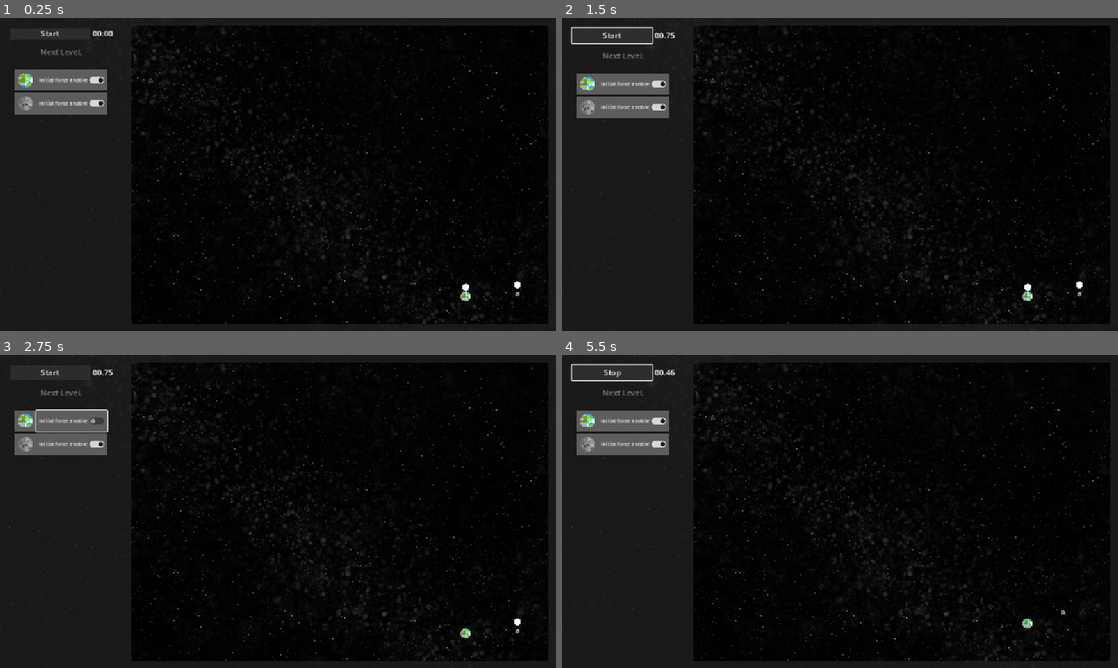
Above: before the commit, frames 1-4 (two rows, left to right).
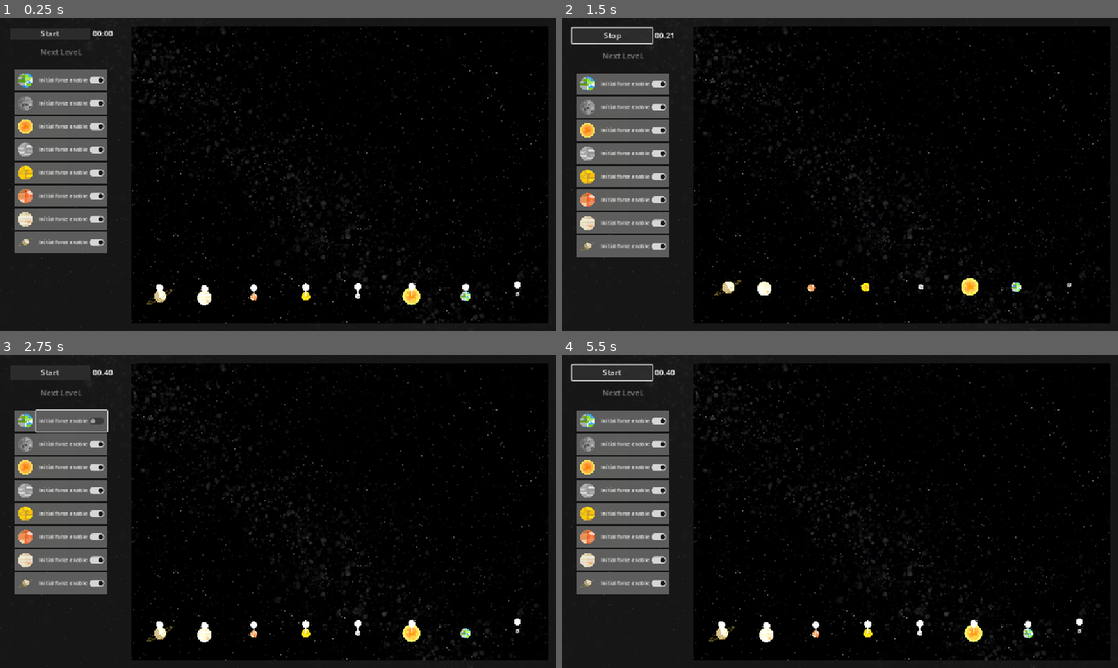
Above: after the commit, the same moments.

Repository: Ahmed-Dardouri/GMTK_prototype_orbits
Game: Godot game, scene res://scenes/game.tscn
Same seed, same stepped clock (60 frames per second), same inputs: the game is played once before the commit and once after it.
Inputs (mouse positions are in pixels of both pictures, inside the frame that each line leads up to):
- Up to frame 1 (0.25 s): no input
- Up to frame 2 (1.5 s): click "Start" at 0.5 s; click "Stop" (after the commit: "Start") at 1.25 s
- Up to frame 3 (2.75 s): click "Initial force enable" at 2 s
- Up to frame 4 (5.5 s): click (1029, 633) at 2.77 s; click "Initial force enable" at 3.5 s; click (1029, 633) at 4.27 s; click "Start" at 5 s

The runs differ from the first frame. In frame 1, 7.3% of the frame differs, in the area x 2-95%, y 2-92%; in frame 2, 7.4%; in frame 3, 7.4%; in frame 4, 7.5%.

Commit message:
fixed bug where ui is used as starting point

Diff:
--- a/scenes/area_limiter.tscn
+++ b/scenes/area_limiter.tscn
@@ -26,3 +26,4 @@
 color = Color(0.12549, 0.12549, 0.12549, 0.780392)
 
 [connection signal="body_entered" from="." to="." method="_on_body_entered"]
+[connection signal="body_exited" from="." to="." method="_on_body_exited"]
--- a/scenes/celestialBody.tscn
+++ b/scenes/celestialBody.tscn
@@ -39,6 +39,7 @@
 script = ExtResource("1_6jdtg")
 
 [node name="Sprite2D" type="Sprite2D" parent="."]
+modulate = Color(1.2, 1.2, 1.2, 1)
 
 [node name="CollisionShape2D" type="CollisionShape2D" parent="."]
 scale = Vector2(4.24707, 4.24)
--- a/scenes/game.tscn
+++ b/scenes/game.tscn
@@ -14,6 +14,14 @@
 [ext_resource type="Texture2D" uid="uid://dl8jik0ex2nee" path="res://sprites/mars.png" id="11_ir15t"]
 [ext_resource type="Texture2D" uid="uid://llfjixxn0qg8" path="res://sprites/jupiter.png" id="12_ca42v"]
 [ext_resource type="Texture2D" uid="uid://dallujn4ivmeh" path="res://sprites/saturn.png" id="13_rysoc"]
+
+[sub_resource type="Environment" id="Environment_trtic"]
+background_mode = 3
+glow_enabled = true
+glow_intensity = 0.96
+glow_strength = 0.59
+glow_bloom = 0.03
+glow_blend_mode = 1
 
 [node name="Game" type="Node"]
 script = ExtResource("1_lbhrr")
@@ -84,4 +92,7 @@
 wait_time = 0.05
 one_shot = true
 
+[node name="WorldEnvironment" type="WorldEnvironment" parent="."]
+environment = SubResource("Environment_trtic")
+
 [connection signal="timeout" from="Timer" to="." method="_on_timer_timeout"]
--- a/scenes/sandbox.tscn
+++ b/scenes/sandbox.tscn
@@ -5,19 +5,22 @@
 [node name="sandbox" type="Node2D"]
 
 [node name="area_limiter2" parent="." instance=ExtResource("1_2ddto")]
-position = Vector2(703.7, 648)
-scale = Vector2(21.61, 0.744)
+position = Vector2(704, 870)
+scale = Vector2(21.61, 11.904)
 
 [node name="area_limiter3" parent="." instance=ExtResource("1_2ddto")]
-position = Vector2(134, 290)
+position = Vector2(-145, 317)
 rotation = -1.57101
-scale = Vector2(34.5487, 6.87271)
+scale = Vector2(34.5487, 20.8327)
 
 [node name="area_limiter4" parent="." instance=ExtResource("1_2ddto")]
-position = Vector2(1158, 330)
+position = Vector2(1434, 334)
 rotation = -1.57101
-scale = Vector2(29.5215, 1.11258)
+scale = Vector2(29.5215, 14.9075)
 
 [node name="area_limiter5" parent="." instance=ExtResource("1_2ddto")]
-position = Vector2(703.7, 0)
-scale = Vector2(21.61, 0.744)
+position = Vector2(703.7, -174)
+scale = Vector2(21.61, 9.504)
+
+[connection signal="body_entered" from="area_limiter2" to="." method="_on_area_limiter_2_body_entered"]
+[connection signal="body_exited" from="area_limiter2" to="area_limiter2" method="_on_body_exited"]
--- a/scripts/area_limiter.gd
+++ b/scripts/area_limiter.gd
@@ -17,3 +17,9 @@
 func _on_body_entered(body: Node2D) -> void:
 	if body is CharacterBody2D:
 		emit_signal("failed")
+
+
+
+func _on_body_exited(body: Node2D) -> void:
+	if body is CharacterBody2D:
+		emit_signal("failed")
--- a/scripts/body_ui.gd
+++ b/scripts/body_ui.gd
@@ -16,8 +16,8 @@
 func setCheckButton(value: bool) -> void:
 	checkButton.button_pressed = value
 
-func setTexture(texture : Texture) -> void:
-	textureRect.texture = texture
+func setTexture(texture_param : Texture) -> void:
+	textureRect.texture = texture_param
 
 func _on_check_button_toggled(toggled_on: bool) -> void:
 	emit_signal("set_initial_force", toggled_on)
--- a/scripts/game.gd
+++ b/scripts/game.gd
@@ -7,7 +7,7 @@
 @onready var timer := $Timer
 
 const MAX_LEVEL = 6
-var level :int = 0
+var level :int = 6
 # Called when the node enters the scene tree for the first time.
 func _ready() -> void:
 	connect_bodies_signals()
--- /dev/null
+++ b/scripts/sandbox.gd
@@ -0,0 +1,11 @@
+extends Node2D
+
+signal failed()
+# Called when the node enters the scene tree for the first time.
+func _ready() -> void:
+	pass # Replace with function body.
+
+
+# Called every frame. 'delta' is the elapsed time since the previous frame.
+func _process(delta: float) -> void:
+	pass
--- a/scripts/ui.gd
+++ b/scripts/ui.gd
@@ -78,10 +78,10 @@
 	else:
 		counter_value = 0
 
-func counter_float2str(counter_value: float) -> String:
+func counter_float2str(counter_value_param: float) -> String:
 	var counter_string = "%02d.%02d" % [
-		int(counter_value),
-		int((counter_value - int(counter_value)) * 100)
+		int(counter_value_param),
+		int((counter_value_param - int(counter_value_param)) * 100)
 	]
 	return counter_string
 
Not shown: 1 places in scenes/game.tscn that only renumber resources
Not shown, added: scripts/sandbox.gd.uid
Not shown, changed: build/Orbits_web.zip
Not shown, changed: build/web/index.html
Not shown, changed: build/web/index.pck
